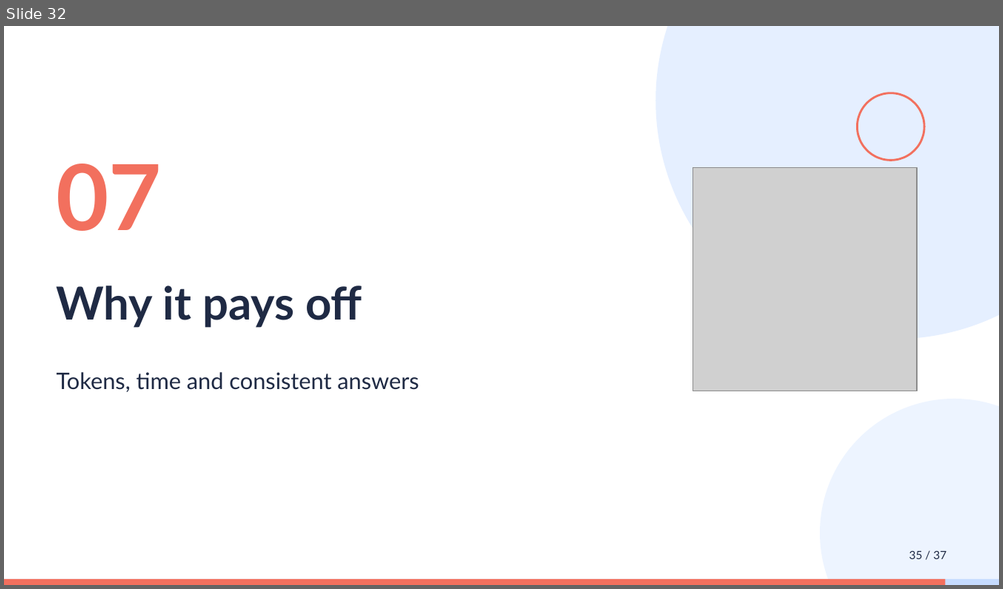
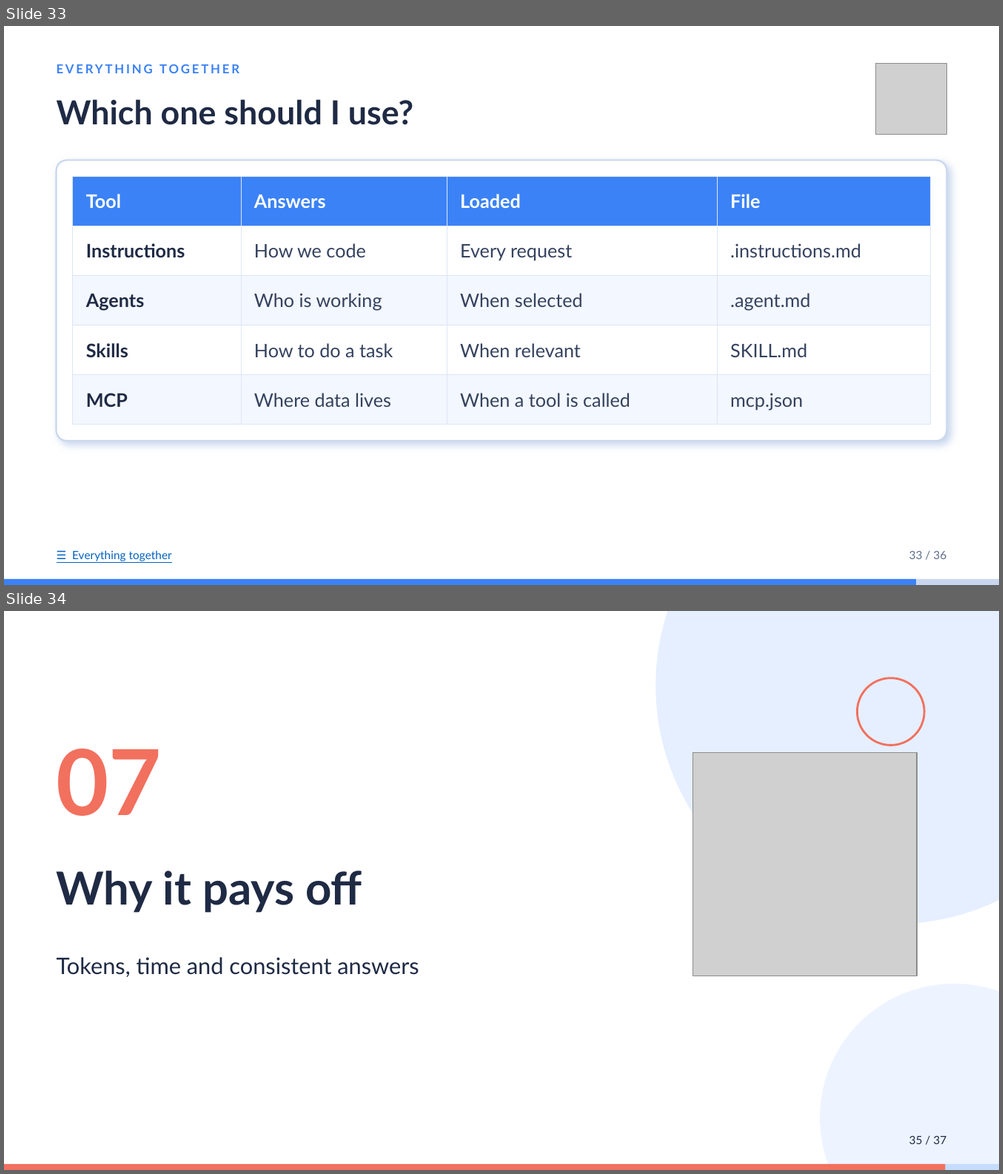
Before and after one commit to idoudist/ai-toolbox-presentation, a slide deck: hello-skills.pptx. Shown one above the other, each under a label of ours: slide 32 before the commit, slides 33 and 34 after it. The pictures are 1003x589 and 1003x1174 pixels, drawn with LibreOffice and Linux fonts; fonts in the diff are those of the drawing; grey boxes stand for pictures. Boxes give left, top, right and bottom in pixels: in the first picture for what was removed or moved away, otherwise in the second. Text is boxed around its words. In the diff, an @@ line names an element or a change of style, - is before the commit and + after.

```diff
--- a/hello-skills.pptx
+++ b/hello-skills.pptx
@@ slide 33 added at (4,26,999,585), background #FFFFFF @@
@@ text added at (57,64,239,73), 12 pt, text #3B82F6, bold @@
+EVERYTHING TOGETHER
@@ picture added at (876,63,946,134) @@
@@ text added at (57,99,413,125), 32 pt, text #1F2A44, bold @@
+Which one should I use?
@@ rounded rectangle added at (57,160,946,442), fill #FFFFFF, outline #C9D7EE 1.5 pt @@
@@ table added at (73,177,930,425), 5 rows, 4 columns @@
+Tool | Answers | Loaded | File
+Instructions | How we code | Every request | .instructions.md
+Agents | Who is working | When selected | .agent.md
+Skills | How to do a task | When relevant | SKILL.md
+MCP | Where data lives | When a tool is called | mcp.json
@@ text added at (72,551,172,562), 11 pt, text #0563C1, underline @@
+☰ Everything together
@@ text added at (909,551,946,560), 11 pt, text #5E6E8A @@
+33 / 36
@@ rectangle added at (4,580,999,585), fill #C9D7EE @@
@@ rectangle added at (4,580,916,585), fill #3B82F6 @@
@@ what was slide 32 is now slide 34 @@
```
Also in this commit, not shown: 1 other slide added, 1 other file.
